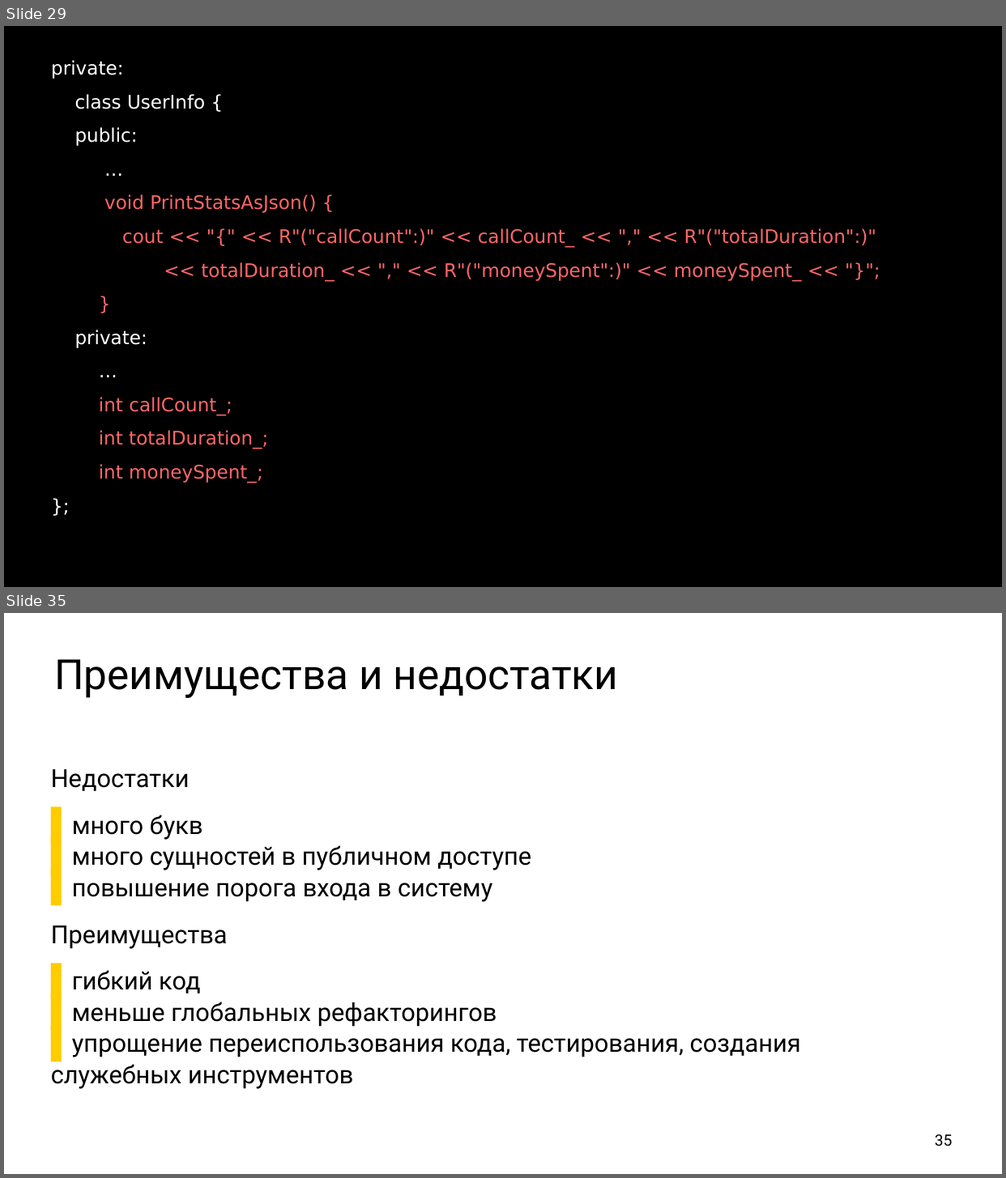
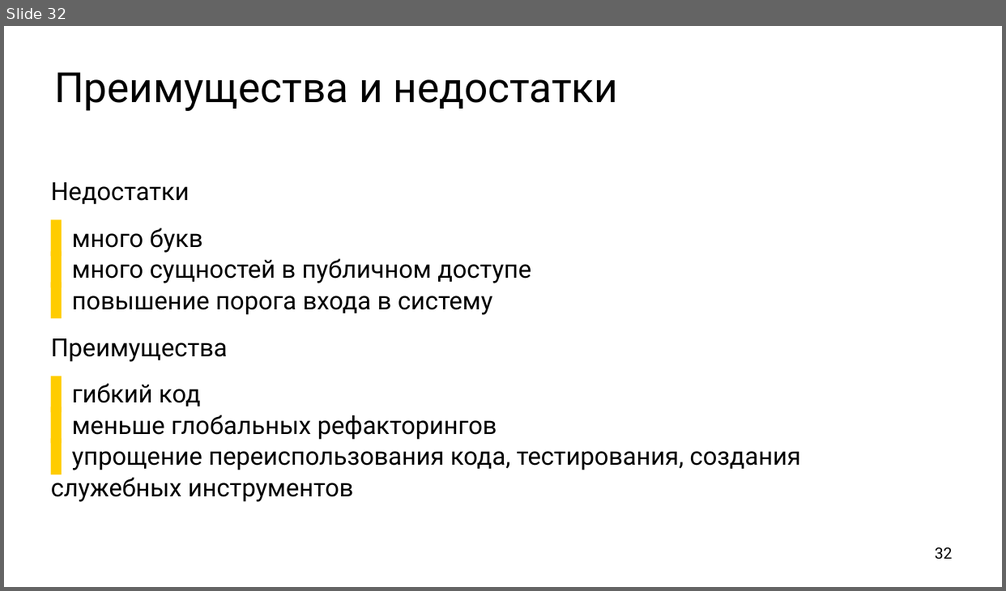
Before and after one commit to ishfb/cpprus17, a slide deck: slides.pptx. Shown one above the other, each under a label of ours: slides 29 and 35 before the commit, slide 32 after it; the slides between them are not shown. The pictures are 1006x1178 and 1006x591 pixels, drawn with LibreOffice and Linux fonts; fonts in the diff are those of the drawing. Boxes give left, top, right and bottom in pixels: in the first picture for what was removed or moved away, otherwise in the second. Text is boxed around its words. In the diff, an @@ line names an element or a change of style, - is before the commit and + after.

```diff
--- a/slides.pptx
+++ b/slides.pptx
@@ slide 29 removed at <box>4,26,1002,587</box>, background #FFFFFF @@
@@ text removed at <box>4,26,1002,587</box> @@
-private:
-class UserInfo {
-public:
-…
-void PrintStatsAsJson() {
-cout << "{" << R"("callCount":)" << callCount_ << "," << R"("totalDuration":)"
-<< totalDuration_ << "," << R"("moneySpent":)" << moneySpent_ << "}";
-}
-private:
-…
-int callCount_;
-int totalDuration_;
-int moneySpent_;
-};
@@ what was slide 35 is now slide 32 @@
@@ page number at <box>935,548,953,559</box>: text changed @@
-35
+32
```
Also in this commit, not shown: 2 slides changed, 3 slides added, 5 other slides removed, 2 other files.
